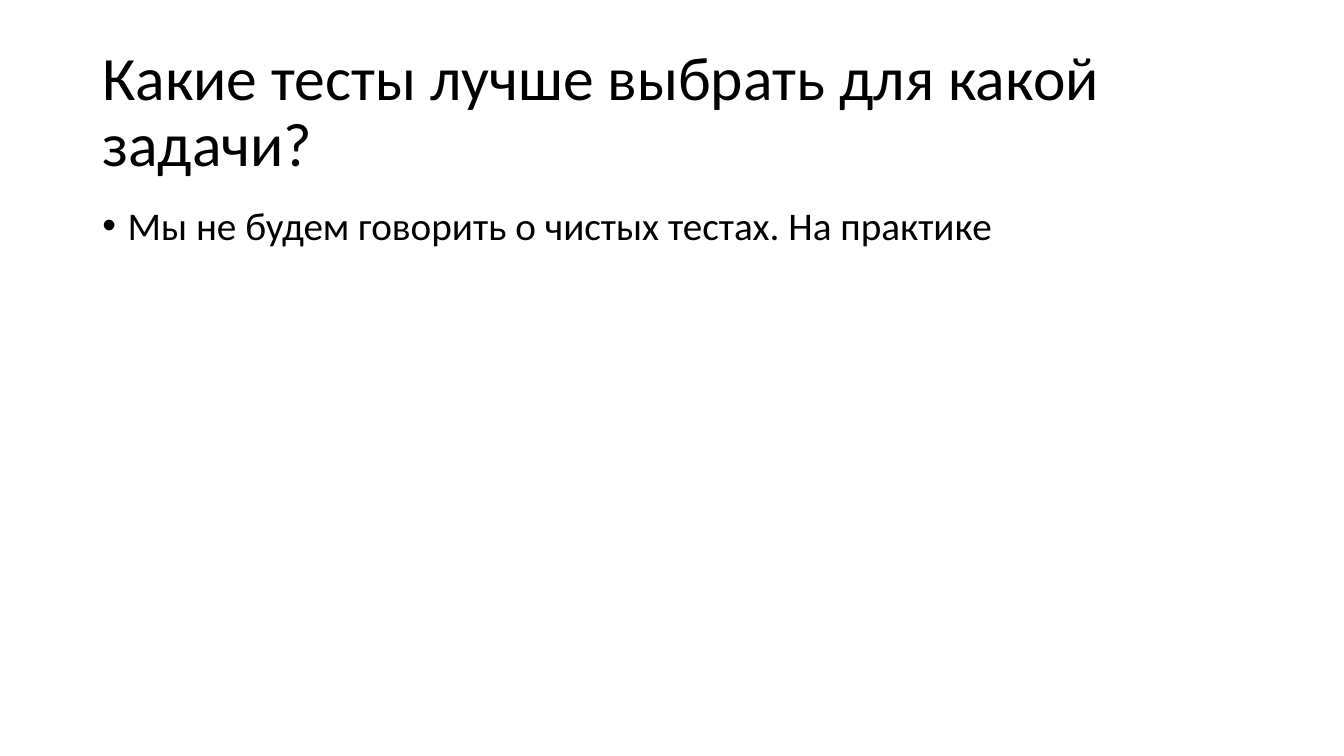
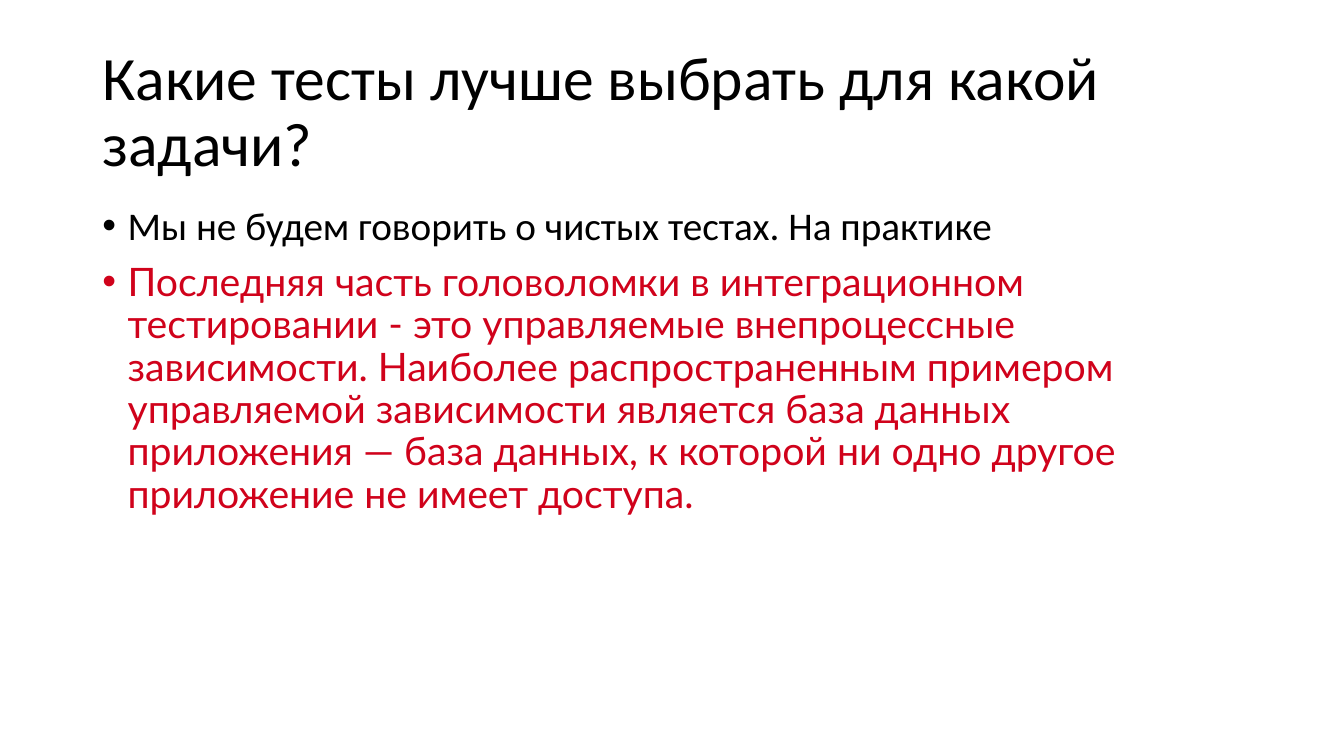
Before and after one commit to Sa1Gur/DbTest.Containers, a slide deck: slide 2 of DbaseTesting.pptx. Drawn at 1344x756 pixels with LibreOffice and Linux fonts; fonts in the diff are those of the drawing. Boxes give left, top, right and bottom in pixels: in the first picture for what was removed or moved away, otherwise in the second. Text is boxed around its words. In the diff, an @@ line names an element or a change of style, - is before the commit and + after.

```diff
--- a/DbaseTesting.pptx
+++ b/DbaseTesting.pptx
@@ text at [128,268,1116,515]: paragraph added @@
+• Последняя часть головоломки в интеграционном тестировании - это управляемые внепроцессные зависимости. Наиболее распространенным примером управляемой зависимости является база данных приложения — база данных, к которой ни одно другое приложение не имеет доступа.
```
Also in this commit, not shown: 40 slides added.
